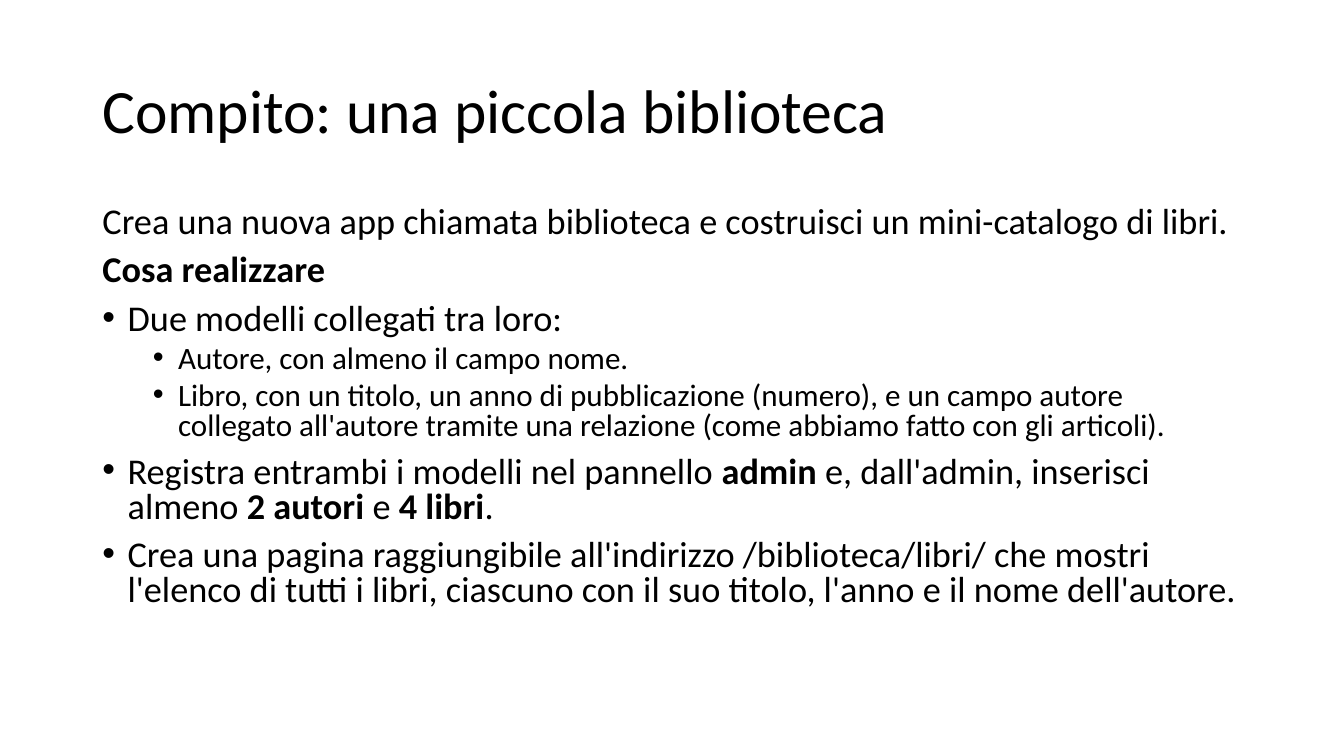
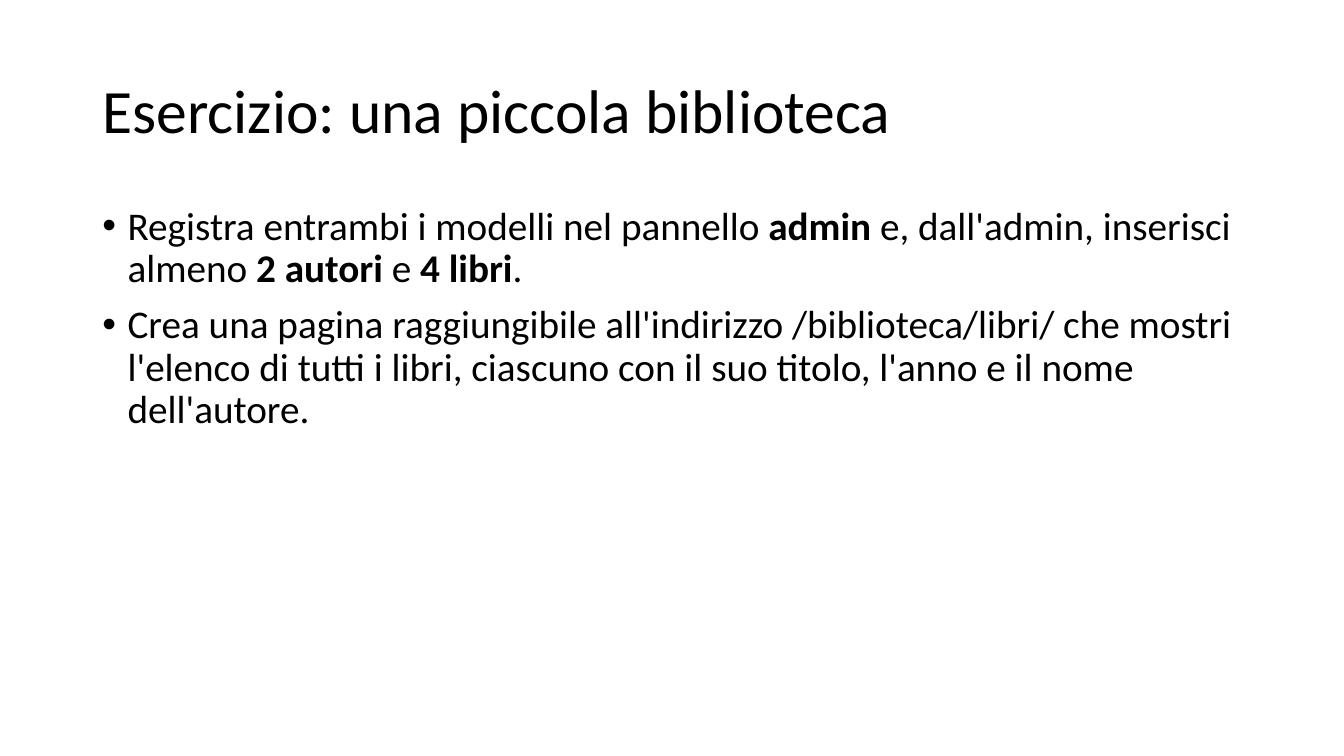
Before and after one commit to dipialx/Corso-Python, a slide deck: slide 34 of Lez4.pptx (slide 23 before the commit). Drawn at 1344x756 pixels with LibreOffice and Linux fonts; fonts in the diff are those of the drawing. Boxes give left, top, right and bottom in pixels: in the first picture for what was removed or moved away, otherwise in the second. Text is boxed around its words. In the diff, an @@ line names an element or a change of style, - is before the commit and + after.

```diff
--- a/Lez4.pptx
+++ b/Lez4.pptx
@@ title at (102, 90, 890, 143): text changed @@
-Compito: una piccola biblioteca
+Esercizio: una piccola biblioteca
@@ text "Registra entrambi i modelli nel ..." at (128, 212, 1231, 424): size 25.9 to 28 pt; line spacing 0.8 to 0.9 @@
@@ text at (102, 208, 1228, 442): paragraphs removed @@
-Crea una nuova app chiamata biblioteca e costruisci un mini-catalogo di libri.
-Cosa realizzare
-• Due modelli collegati tra loro:
-  • Autore, con almeno il campo nome.
-  • Libro, con un titolo, un anno di pubblicazione (numero), e un campo autore collegato all'autore tramite una relazione (come abbiamo fatto con gli articoli).
```
Also in this commit, not shown: 1 other slide changed, 12 slides added, 3 other files.
